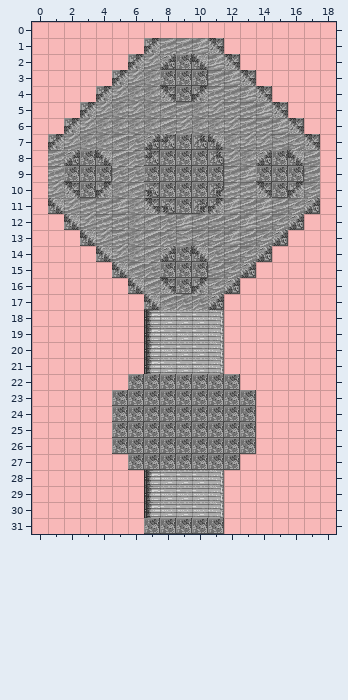
A Tiled map gets an edit: map drafts/this one kinda sucks.tmx. The first picture shows the starting point.
Cells are 16x16 px. Shown: x 0..18, y 0..31.
Once edited:
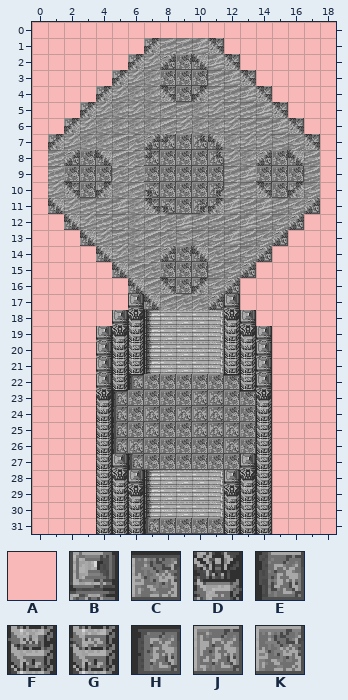
Key: from "3F004140": A 430, B 901, C 907, D 933, E 938, F 965, G 966, H 970, J 1002, K 1003.
_ is an empty cell, . an unchanged one.
Changes in this commit:
--- layer "Tile Layer 1"
@@ x 4..14 @@
-17 ..A.....A..
-18 .AA.....AA.
-19 AAA.....AAA
-20 AAA.....AAA
-21 AAA.....AAA
-22 AAK.....KAA
-23 AK....KK.KA
-24 AK.K.KKK..A
-25 AK.K..KKK.A
-26 AKK.....K.A
-27 AAK......AA
-28 AAA.....AAA
-29 AAA.....AAA
-30 AAA.....AAA
-31 AAAK....AAA
+17 ..B.....B..
+18 .BD.....DB.
+19 BDF.....FDB
+20 BFG.....GFB
+21 BGG.....GGB
+22 BGH.....CGB
+23 DH....JJ.CD
+24 FE.J.JJJ..F
+25 GE.J..JJJ.G
+26 GEJ.....J.G
+27 GBE......BG
+28 GDB.....BDG
+29 GFD.....DFG
+30 GGF.....FGG
+31 GGGE....GGG
Changed places in both pictures, as pixel boxes (x1, y1, x2, y2):
changed: (96, 294, 159, 534)
changed: (177, 294, 272, 534)
